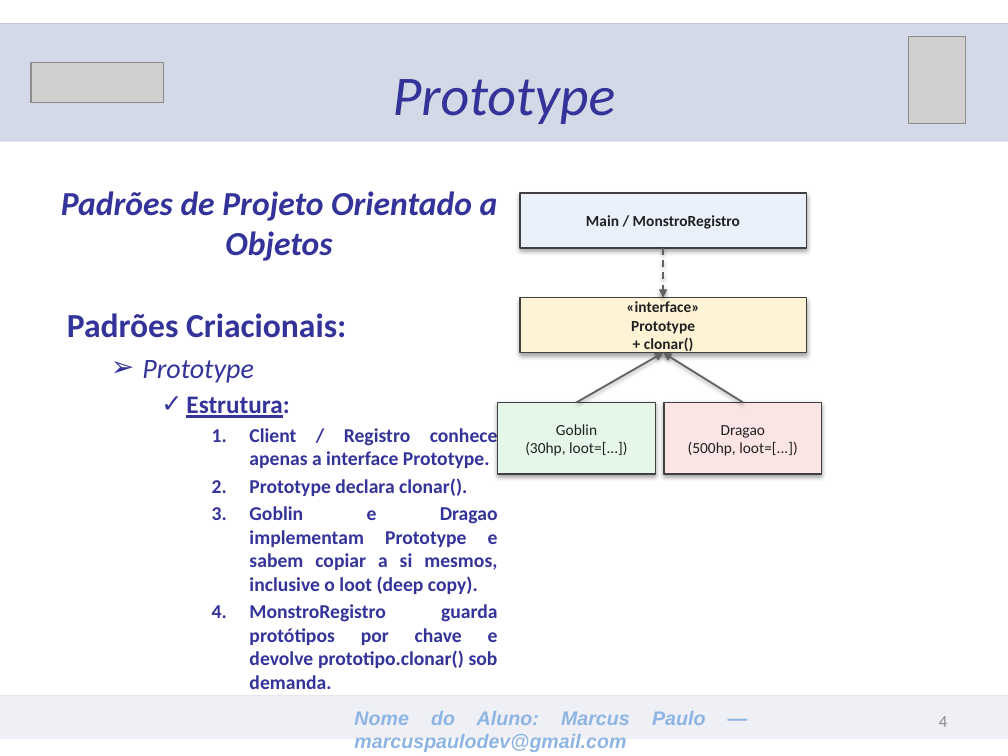
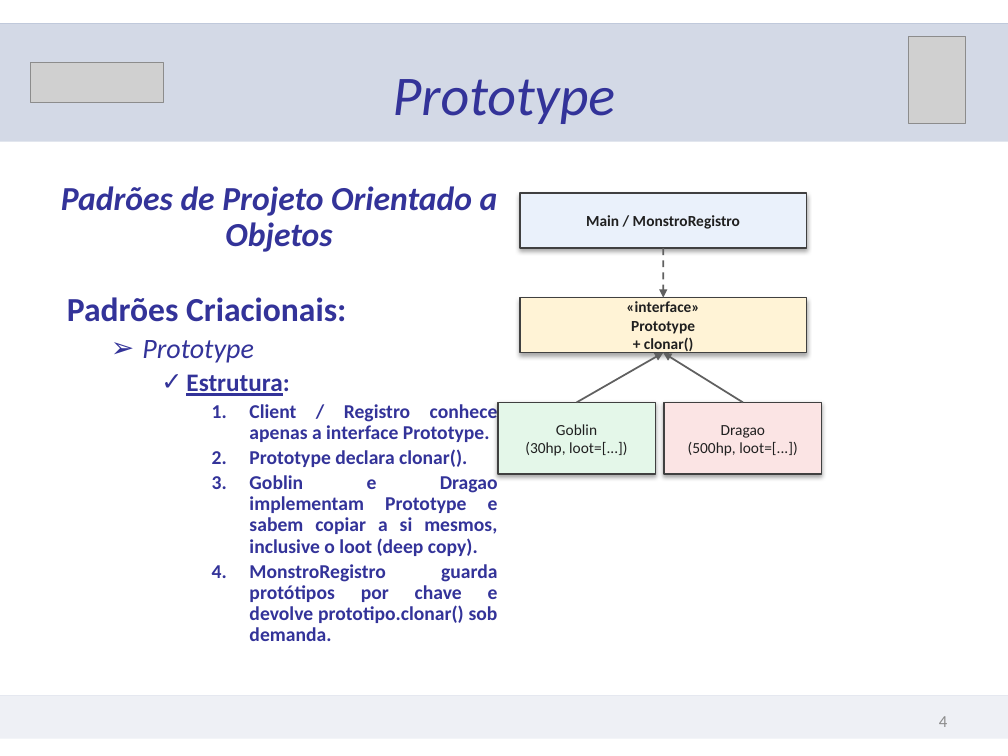
Before and after one commit to marcuspaulodev/lab_poo, a slide deck: slide 4 of prototype/apresentacao/Prototype_-_Apresentacao.pptx. Drawn at 1008x756 pixels with LibreOffice and Linux fonts; fonts in the diff are those of the drawing; grey boxes stand for pictures. Boxes give left, top, right and bottom in pixels: in the first picture for what was removed or moved away, otherwise in the second. Text is boxed around its words. In the diff, an @@ line names an element or a change of style, - is before the commit and + after.

```diff
--- a/prototype/apresentacao/Prototype_-_Apresentacao.pptx
+++ b/prototype/apresentacao/Prototype_-_Apresentacao.pptx
@@ text "Padrões de Projeto Orientado a ..." at [61,186,498,641]: line spacing 1 to 0.9 @@
@@ text removed at [354,711,630,752] @@
-Nome do Aluno: Marcus Paulo — marcuspaulodev@gmail.com
```
Also in this commit, not shown: 6 other slides changed, 1 other file.
